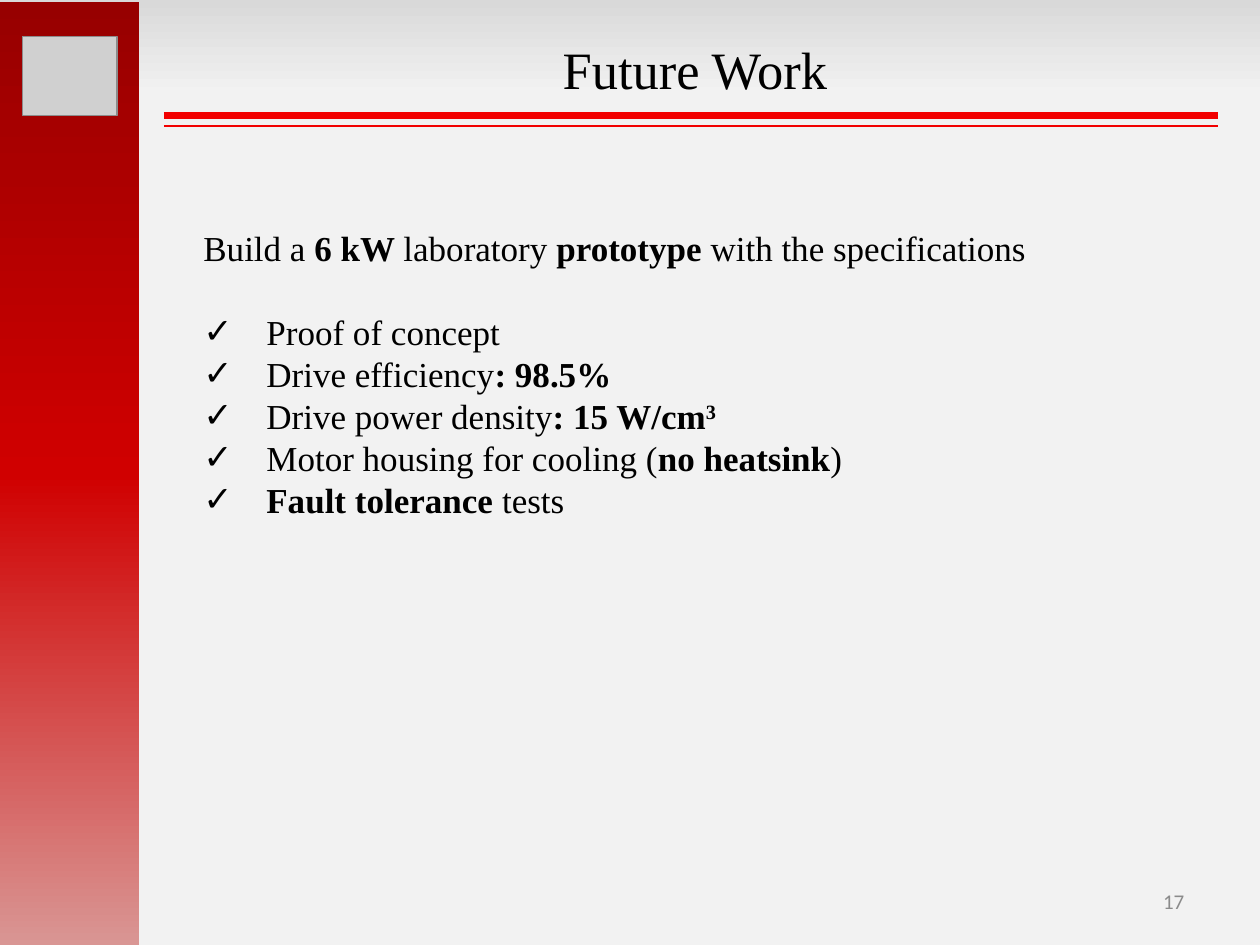
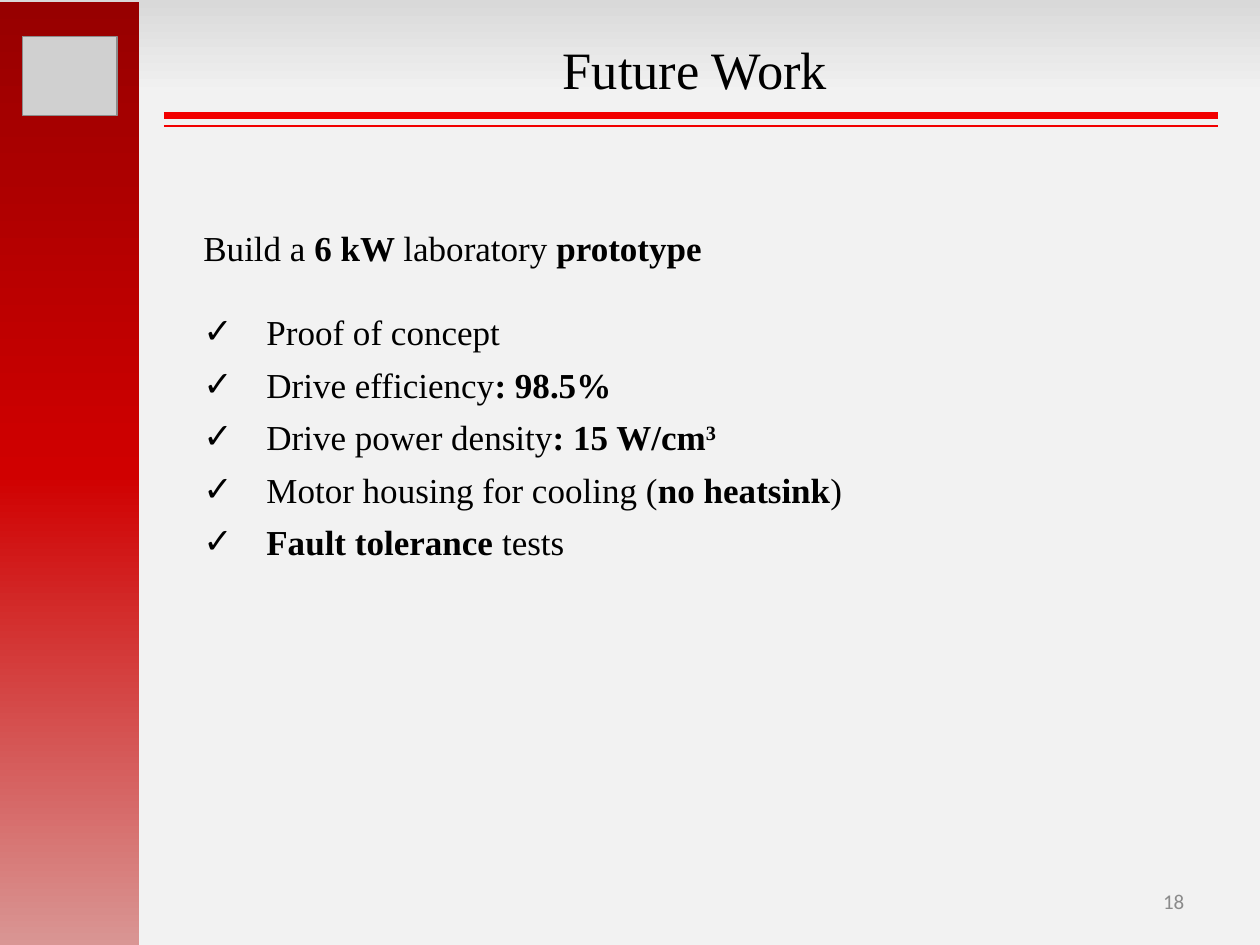
Before and after one commit to hakanpolat/IMMD, a slide deck: slide 18 of GRW2017/sunum/GRW2017_MesutUğur.pptx (slide 17 before the commit). Drawn at 1260x945 pixels with LibreOffice and Linux fonts; fonts in the diff are those of the drawing; grey boxes stand for pictures. Boxes give left, top, right and bottom in pixels: in the first picture for what was removed or moved away, otherwise in the second. Text is boxed around its words. In the diff, an @@ line names an element or a change of style, - is before the commit and + after.

```diff
--- a/GRW2017/sunum/GRW2017_MesutUğur.pptx
+++ b/GRW2017/sunum/GRW2017_MesutUğur.pptx
@@ text at [203, 236, 701, 268]: text changed @@
-Build a 6 kW laboratory prototype with the specifications
+Build a 6 kW laboratory prototype
@@ text at [266, 320, 842, 556]: more space between paragraphs @@
@@ page number at [1163, 895, 1184, 909]: text changed @@
-17
+18
```
Also in this commit, not shown: 10 other slides changed, 4 slides added, 3 slides removed, 2 other files.
